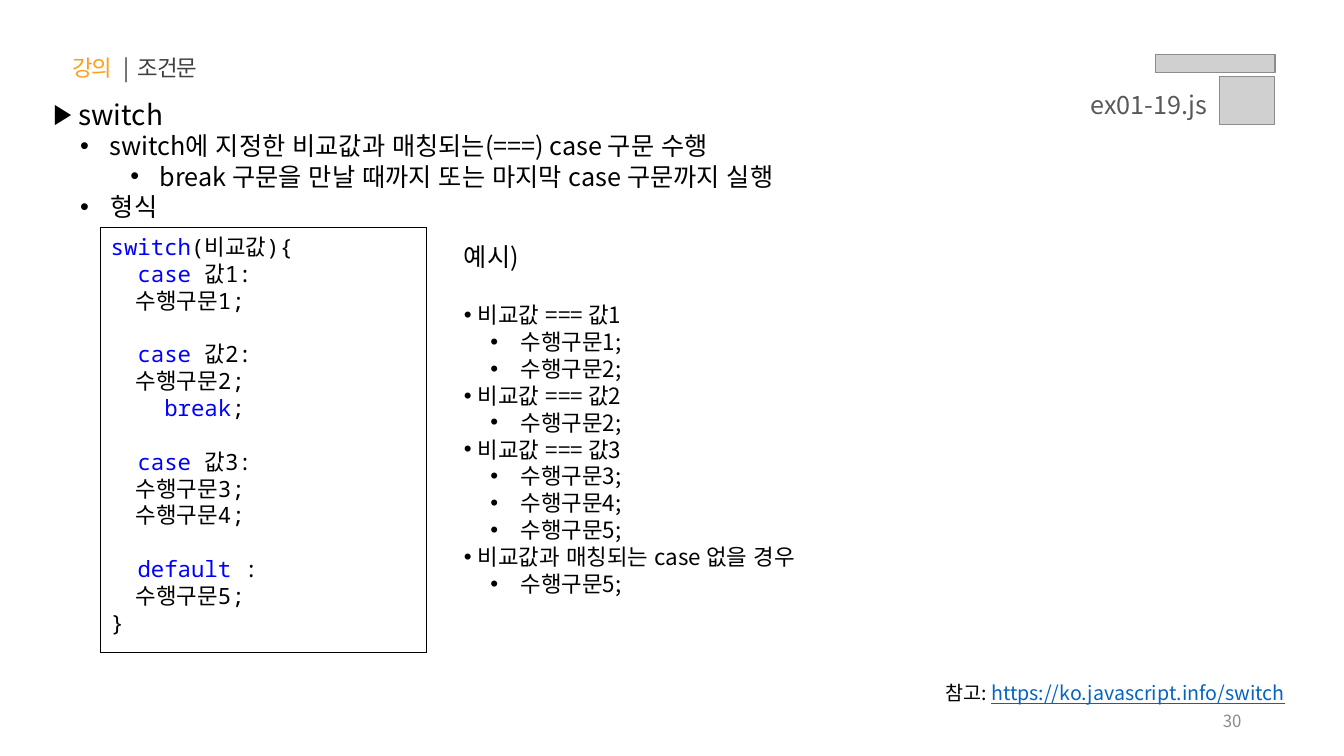
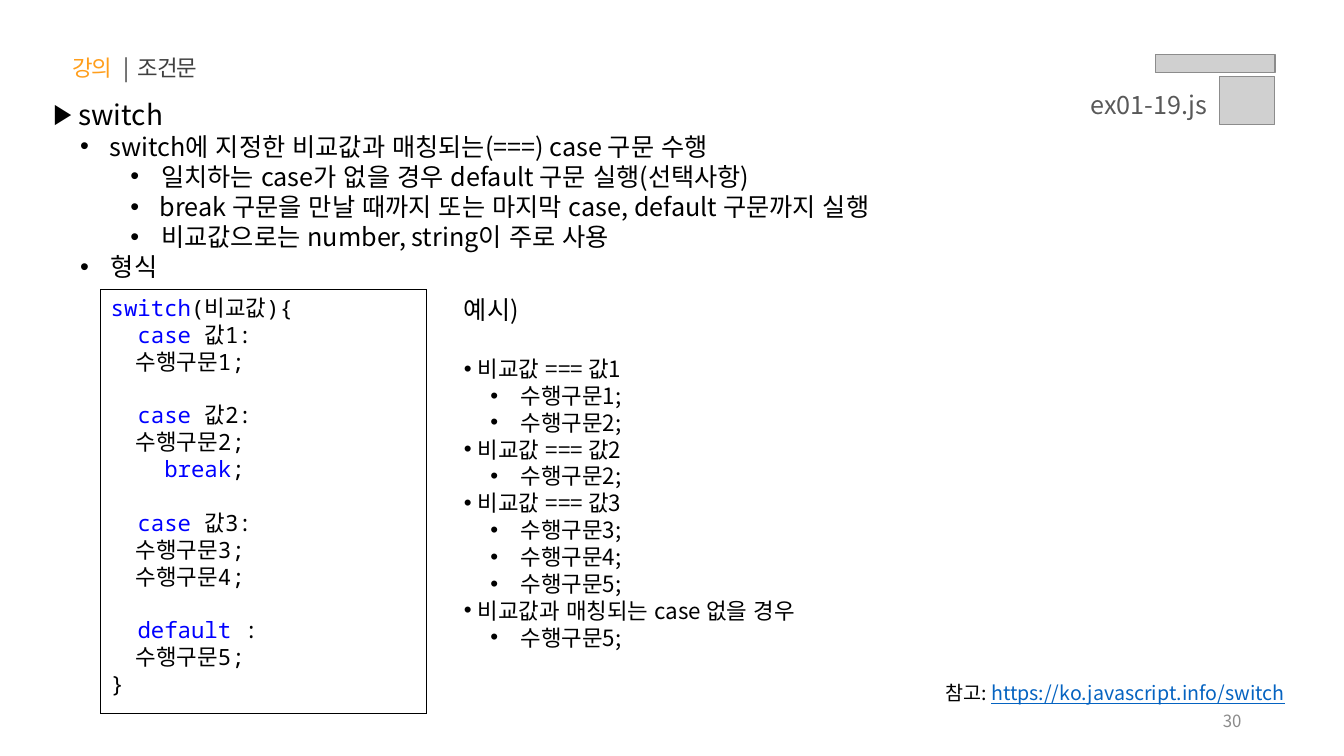
Before and after one commit to yebin-jeong/learn-js, a slide deck: slide 30 of PPT/01.자바스크립트 - 기초 문법.pptx. Drawn at 1344x756 pixels with LibreOffice and Linux fonts; fonts in the diff are those of the drawing; grey boxes stand for pictures. Boxes give left, top, right and bottom in pixels: in the first picture for what was removed or moved away, otherwise in the second. Text is boxed around its words. In the diff, an @@ line names an element or a change of style, - is before the commit and + after.

```diff
--- a/PPT/01.자바스크립트 - 기초 문법.pptx
+++ b/PPT/01.자바스크립트 - 기초 문법.pptx
@@ text at (160, 160, 869, 252): text changed @@
-    • break 구문을 만날 때까지 또는 마지막 case 구문까지 실행
+    • 일치하는 case가 없을 경우 default 구문 실행(선택사항)
+    • break 구문을 만날 때까지 또는 마지막 case, default 구문까지 실행
+    • 비교값으로는 number, string이 주로 사용
@@ rectangle "switch(비교값){": place and size @@
-rectangle "switch(비교값){" at (101, 228, 427, 652)
+rectangle "switch(비교값){" at (101, 289, 427, 714)
@@ text "예시)": place and size @@
-text "예시)" at (464, 245, 795, 596)
+text "예시)" at (464, 298, 795, 650)
```
